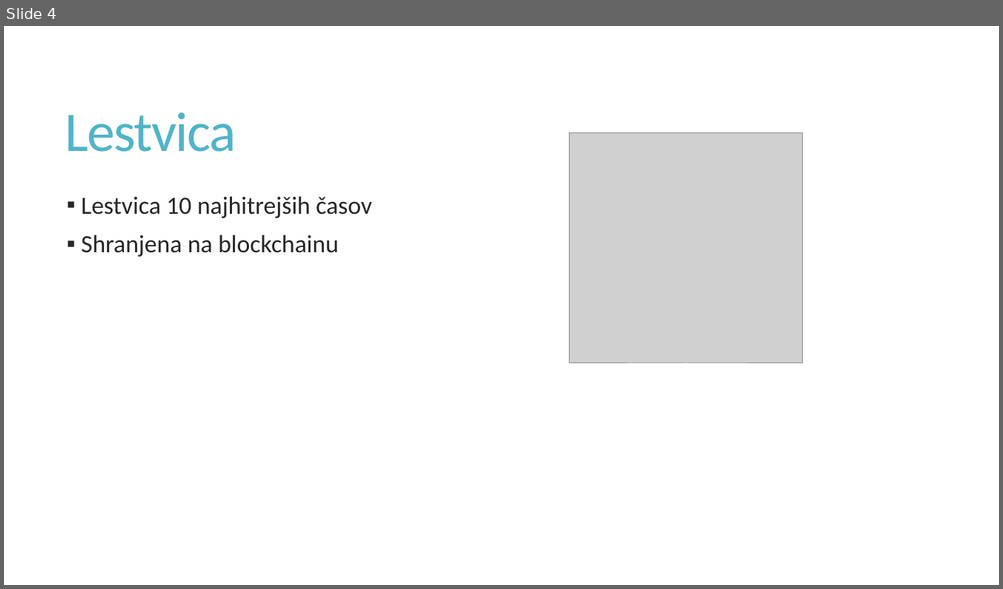
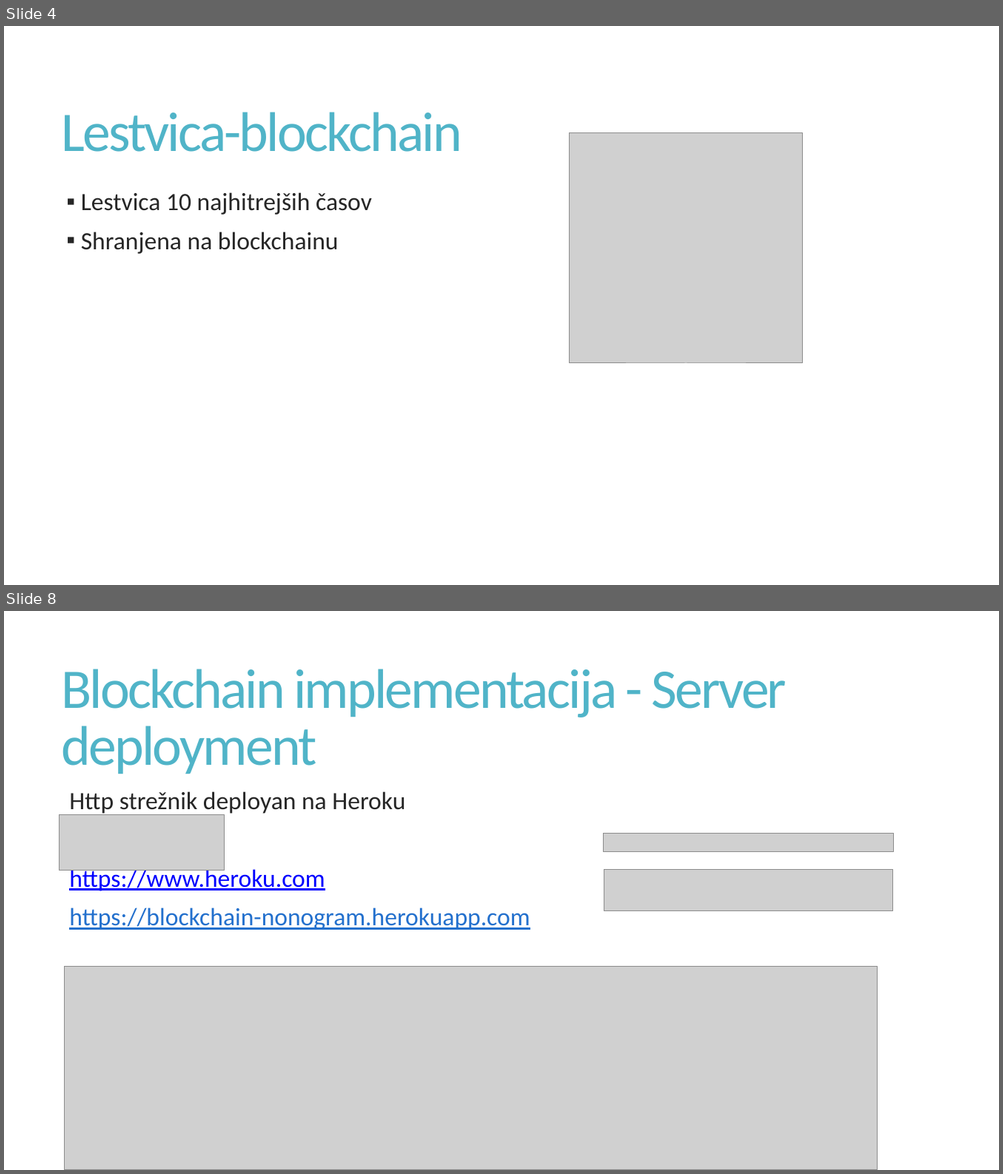
Before and after one commit to 3-letnik-UN-2021-2022/rri-projekt-skupina6, a slide deck: dokumentacija/predstavitev.pptx. Shown one above the other, each under a label of ours: slide 4 before the commit, slides 4 and 8 after it; the slides between them are not shown. The pictures are 1003x589 and 1003x1174 pixels, drawn with LibreOffice and Linux fonts; fonts in the diff are those of the drawing; grey boxes stand for pictures. Boxes give left, top, right and bottom in pixels: in the first picture for what was removed or moved away, otherwise in the second. Text is boxed around its words. In the diff, an @@ line names an element or a change of style, - is before the commit and + after.

Commit message:
Updated presentation (blockchain)

```diff
--- a/dokumentacija/predstavitev.pptx
+++ b/dokumentacija/predstavitev.pptx
@@ slide 8 added at (4,611,999,1170), background #FFFFFF @@
@@ title added at (62,669,787,774), 54 pt, text #50B4C8 @@
+Blockchain implementacija - Server deployment
@@ text added at (69,792,529,930), 24 pt, text #2370CD, underline @@
+  Http strežnik deployan na Heroku
+  https://www.heroku.com
+  https://blockchain-nonogram.herokuapp.com
@@ picture added at (60,815,224,871) @@
@@ picture added at (603,833,893,852) @@
@@ picture added at (604,870,893,911) @@
@@ picture added at (65,967,878,1170) @@
@@ slide 4 changed as well @@
@@ title at (62,112,462,152): text changed @@
-Lestvica
+Lestvica-blockchain
@@ text "Lestvica 10 najhitrejših časov": place and size @@
-text "Lestvica 10 najhitrejših časov" at (81,196,372,257)
+text "Lestvica 10 najhitrejših časov" at (81,192,372,254)
```
Also in this commit, not shown: 8 other slides changed, 3 other slides added, 1 other file.
